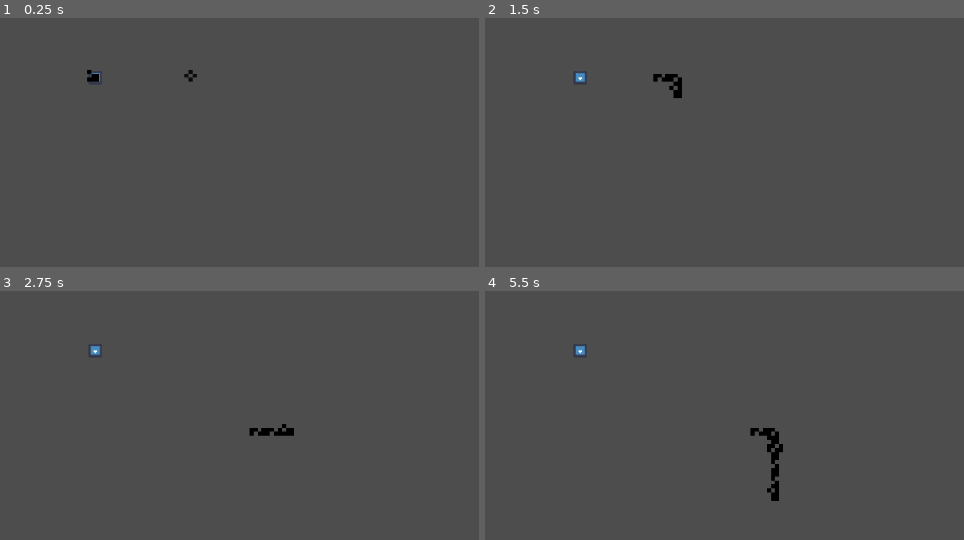
Above: before the commit, frames 1-4 (two rows, left to right).
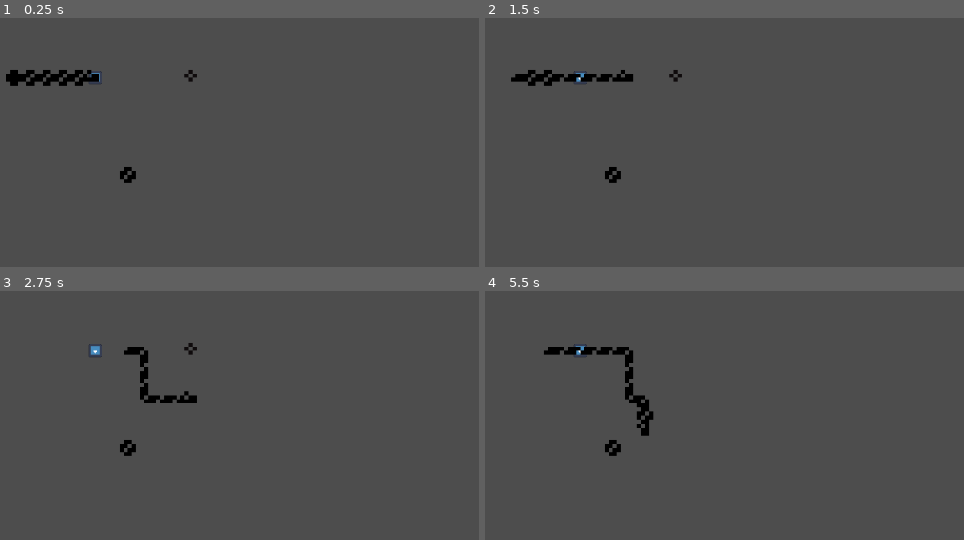
Above: after the commit, the same moments.

Repository: Vexcenot/SnakeRemastered
Game: Godot game, scene res://scenes scripts/main.tscn
Same seed, same stepped clock (60 frames per second), same inputs: the game is played once before the commit and once after it. The engine's default icon, where the game draws it, is replaced by a stand-in: a white triangle on a blue panel in a dark square.
Inputs:
- Up to frame 1 (0.25 s): no input
- Up to frame 2 (1.5 s): tap Enter at 0.5 s; hold Right (ui_right) 0.53-1.28 s; hold Space (action) 0.53-1.28 s; hold Down (ui_down) from 1.28 s (still down); tap Shift (action2) at 1.35 s
- Up to frame 3 (2.75 s): release Down (ui_down) at 2.03 s; hold Right (ui_right) from 2.03 s (still down); hold Alt (action3) from 2.03 s (still down)
- Up to frame 4 (5.5 s): release Right (ui_right) at 2.78 s; release Alt (action3) at 2.78 s; hold Up (ui_up) 2.78-3.53 s; tap Space (action) at 2.85, 5 s; hold Shift (action2) 3.53-4.28 s; hold Left (ui_left) 3.53-5.03 s; tap Alt (action3) at 4.35 s; hold Down (ui_down) from 5.03 s (still down); hold Space (action) from 5.03 s (still down)

The runs differ from the first frame. In frame 1, 0.9% of the frame differs, in the area x 1-29%, y 20-67%; in frame 2, 1.2%; in frame 3, 1.1%; in frame 4, 1.8%, in the area x 12-63%, y 22-85%.

Commit message:
tails now spawn

Diff:
--- a/scenes scripts/global.gd
+++ b/scenes scripts/global.gd
@@ -1,5 +1,5 @@
 extends Node
-var originalTime = 0.1
+var originalTime = 0.2
 var finalTime : float = originalTime
 var time : float = originalTime
 var currentDirection : String = "where the player is currently facing"
@@ -11,7 +11,7 @@
 
 func _process(_delta: float) -> void:
 	time += _delta
-	if time >= finalTime and moveStart:
+	if time >= finalTime and moveStart or reversing and time >= finalTime / 2:
 		time = 0
 		tick.emit()
 	#print(time)
--- a/scenes scripts/main.tscn
+++ b/scenes scripts/main.tscn
@@ -1,8 +1,9 @@
-[gd_scene load_steps=4 format=3 uid="uid://djmp2arl0h67y"]
+[gd_scene load_steps=5 format=3 uid="uid://djmp2arl0h67y"]
 
 [ext_resource type="PackedScene" uid="uid://qsxibdu7sd4e" path="res://scenes scripts/player.tscn" id="1_ig7tw"]
 [ext_resource type="PackedScene" uid="uid://chuyydvfgw31t" path="res://scenes scripts/food.tscn" id="2_737ep"]
 [ext_resource type="Texture2D" uid="uid://cgbcvkny0wfqg" path="res://sprites/icon.svg" id="3_5grs8"]
+[ext_resource type="PackedScene" uid="uid://c53plmxhqausf" path="res://scenes scripts/tail.tscn" id="4_ldica"]
 
 [node name="Node2D" type="Node2D"]
 
@@ -22,3 +23,6 @@
 
 [node name="Sprite2D" parent="." instance=ExtResource("2_737ep")]
 position = Vector2(608, 304)
+
+[node name="tailSprite" parent="." instance=ExtResource("4_ldica")]
+position = Vector2(592, 328)
--- a/scenes scripts/player.gd
+++ b/scenes scripts/player.gd
@@ -31,13 +31,13 @@
 
 func _ready() -> void:
 	Global.tick.connect(update)
-
-	positionHistory.append(global_position)
-	positionHistory.append(global_position)
-	directionHistory.append(direction)
-	eatHistory.append(false)
+	startTeleport()
+	#positionHistory.append(global_position)
+	#positionHistory.append(global_position)
+	#directionHistory.append(direction)
+	#eatHistory.append(false)
 	#turnHistory.append(0)
-	startTeleport()
+
 
 func _process(_delta: float) -> void:
 	#see if you can make this on update
@@ -49,6 +49,7 @@
 #spawns tail on game start
 #FIX THIS
 func startTeleport():
+	await get_tree().process_frame
 	position.x -= moveDistance*startLength
 	eat += startLength
 	direction = startDir
@@ -70,8 +71,6 @@
 
 	#print("tur ", turnHistory)
 	#print("dir ", directionHistory)
-
-
 
 #sheesh make this better ffs with 2d vectors or some shit
 func _input(event: InputEvent) -> void:
@@ -108,13 +107,16 @@
 	#pushes full sprite to array then spawn tails
 	if eat > 0 and direction != stop:
 		eat -= 1
-		eatHistory.append(true)
+
+		if readyStart:
+			eatHistory.append(true)
 
 		var spawn = tail.instantiate()
 		spawn.global_position = global_position
 		tailSegments.push_front(spawn)  # Add new tail segment to array for tracking
-		spawn.direction = directionHistory[-2]
-		spawn.nextDirection = directionHistory.back()
+		if directionHistory.size() > 1:
+			spawn.direction = directionHistory[-2]
+			spawn.nextDirection = directionHistory[-1]
 		#sets last tail
 		if tailSegments.size() <= 1:
 			spawn.lastTail = true
@@ -342,16 +344,3 @@
 func _on_head_area_area_entered(area: Area2D) -> void:
 	if area.name == "food":
 		eat += 1
-	#if area.name == "food":
-		##var fuller = full.instantiate()
-		##get_parent().add_child(full)
-		##full.global_position = global_position
-		##eatHistory.append(true)
-		#var spawn = tail.instantiate()
-		#get_parent().add_child(spawn)
-		#spawn.global_position = global_position
-		#tailSegments.push_front(spawn)  # Add new tail segment to array for tracking
-		#
-		##sets last tail
-		#if tailSegments.size() <= 1:
-			#tailSegments.back().lastTail = true
